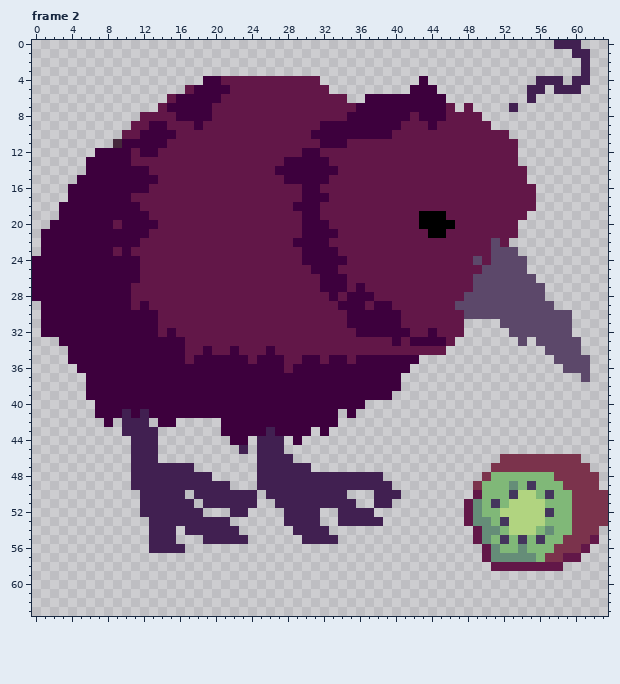
One commit to this animated GIF sprite: webapp/public/img/kiwi.gif. The first picture shows the starting point.
The file is 64x64 pixels, 10 frames. Shown: frame 2. The commit also changed other frames, which this record leaves out.
Once edited:
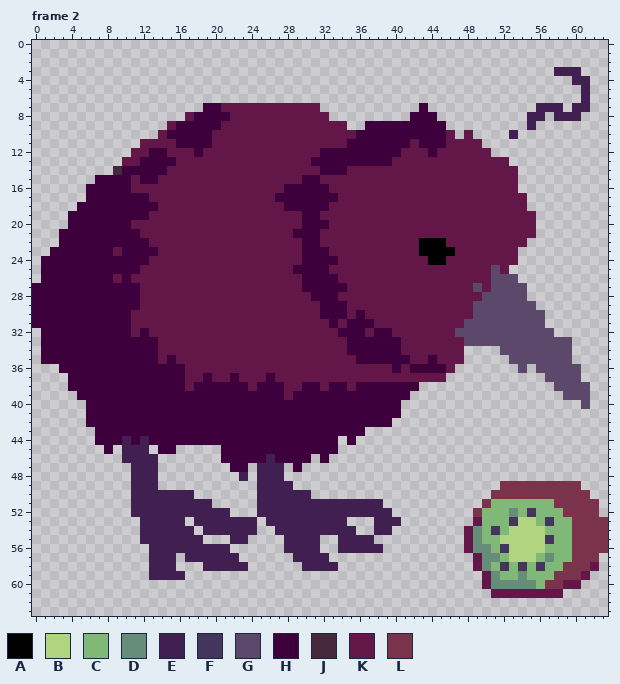
Palette (. is transparent): A #000000  B #b1d480  C #80b878  D #658d78  E #412051  F #44355d  G #5c486a  H #3d003d  J #45283c  K #621748  L #7b334c
The commit says: feat: updated jose emilio
What changed:
Frame 2:
y 0: x 58..60 EEE -> ...
y 1: x 60..61 EE -> ..
y 2: x 61 E -> .
y 3: x 58..61 ...E -> EEE.
y 4: x 19..31 HHKKKKKKKKKKK -> .............; x 43 H -> .; x 56..58 EEE -> ...
y 5: x 17..32 KHHHHKKKKKKKKKKK -> ................; x 42..44 HHH -> ...; x 55..56 EE -> ..; x 58..61 EEE. -> ...E
y 6: x 15..34 KHHHHHKKKKKKKKKKKKKK -> ....................; x 37..45 HHHHHHHHH -> .........; x 55 E -> .; x 61 . -> E
y 7: x 14..18 KHHHH -> .....; x 20 K -> H; x 32..42 KKKKHHHHHHH -> ...........; x 44..46 HHK -> ...; x 48 K -> .; x 53 E -> .; x 56..58 ... -> EEE; x 60..61 .. -> EE
y 8: x 12..17 KKKKHH -> .....K; x 20..21 KK -> HH; x 33..42 KKHHHHHHHK -> .........H; x 45..49 HKKKK -> .....; x 55..56 .. -> EE; x 58..60 ... -> EEE
y 9: x 11..14 KKHH -> ....; x 16..17 KK -> HH; x 19..20 KK -> HH; x 32..36 HHHHH -> KKK..; x 41..43 KKK -> HHH; x 45..50 KKKKKK -> H.....; x 55 . -> E
y 10: x 10..14 KKHHH -> ....K; x 16..19 KKKK -> HHHH; x 31..35 HHHHH -> KKKKK; x 40..45 KKKKKK -> HHHHHH; x 47 K -> .; x 49..53 KKKK. -> ....E
y 11: x 9..14 JHHHHH -> ...KKK; x 16..19 KKKK -> HHHH; x 32..41 HHHKKKKKKK -> KKKHHHHHHH; x 43..45 KKK -> HHH; x 50..53 KKKK -> ....
y 12: x 7..10 HHHH -> ....; x 12 H -> K; x 14 K -> H; x 18 K -> H; x 30..40 HHKKKKKKKKK -> KKHHHHHHHHH; x 44 K -> H; x 51..53 KKK -> ...
y 13: x 6..10 HHHHH -> ....K; x 12..15 KKKK -> HHHH; x 28..30 HHH -> KKK; x 33..39 KKKKKKK -> HHHHHHH; x 53 K -> .
y 14: x 6..9 HHHH -> ...J; x 13..14 KK -> HH; x 27..31 HHHHH -> KKKKK; x 34 K -> H; x 54 K -> .
y 15: x 5..6 HH -> ..; x 11 H -> K; x 28..29 HH -> KK; x 32 H -> K; x 54 K -> .
y 16: x 4..5 HH -> ..; x 11..12 HH -> KK; x 28..29 KK -> HH; x 32 K -> H; x 54..55 KK -> ..
y 17: x 4..5 HH -> ..; x 11..12 KK -> HH; x 27..29 KKK -> HHH; x 33 K -> H; x 55 K -> .
y 18: x 3..4 HH -> ..; x 12..13 KK -> HH; x 28 K -> H; x 32 K -> H; x 55 K -> .
y 19: x 3 H -> .; x 43..45 AAA -> KKK; x 55 . -> K
y 20: x 2..3 HH -> ..; x 9 K -> H; x 11..13 HHH -> KKK; x 43..46 AAAA -> KKKK; x 54..55 .. -> KK
y 21: x 1..2 HH -> ..; x 12 H -> K; x 29 K -> H; x 32..33 HH -> KK; x 44..45 AA -> KK; x 54..55 .. -> KK
y 22: x 1..2 HH -> ..; x 12 K -> H; x 29 H -> K; x 32 H -> K; x 43..45 KKK -> AAA; x 51 G -> K; x 53..54 .. -> KK
y 23: x 1 H -> .; x 11..13 KKK -> HHH; x 33 H -> K; x 43..46 KKKK -> AAAA; x 51..53 GGG -> KKK
y 24: x 0 H -> .; x 12 K -> H; x 34 H -> K; x 44..45 KK -> AA; x 49 G -> K; x 51..54 GGGG -> KKK.
y 25: x 0 H -> .; x 29..30 KK -> HH; x 33 H -> K; x 50 G -> K; x 52..54 GGG -> K..
y 26: x 0 H -> .; x 9 H -> K; x 11 H -> K; x 30..31 KK -> HH; x 34 H -> K; x 49..50 GG -> KK; x 54..55 GG -> ..
y 27: x 11 K -> H; x 30..31 KK -> HH; x 36 H -> K; x 50 G -> K; x 55..56 GG -> ..
y 28: x 11 K -> H; x 31..32 KK -> HH; x 35..37 HHH -> KKK; x 48..49 GG -> KK; x 55..56 GG -> ..
y 29: x 0 . -> H; x 11..12 KH -> HK; x 32..33 KK -> HH; x 35..36 HH -> KK; x 38..39 HH -> KK; x 47..48 GG -> KK; x 56..57 GG -> ..
y 30: x 0 . -> H; x 11..13 HHH -> KKK; x 32..35 KKKH -> HHHK; x 37..40 HHHH -> KKKK; x 48 G -> K; x 57..59 GGG -> ...
y 31: x 0 . -> H; x 11..13 HHH -> KKK; x 33 K -> H; x 38..40 HHH -> KKK; x 48..51 .... -> GGGG; x 57..59 GGG -> ...
y 32: x 11 H -> K; x 13 H -> K; x 15 H -> K; x 34..35 KK -> HH; x 37 H -> K; x 40..41 HH -> KK; x 44 H -> K; x 47..52 K..... -> GGGGGG; x 58..59 GG -> ..
y 33: x 1..2 .. -> HH; x 14..16 HHH -> KKK; x 35..39 KKKKK -> HHHHH; x 42..45 HHHH -> KKKK; x 47..53 ....... -> KGGGGGG; x 55 . -> G; x 60 G -> .
y 34: x 1..3 ... -> HHH; x 14..16 HHH -> KKK; x 19 H -> K; x 22 H -> K; x 26 H -> K; x 35..40 KKKKKK -> HHHHHH; x 46..47 .. -> KK; x 52..56 ..... -> GGGGG; x 60 G -> .
y 35: x 1..3 ... -> HHH; x 14 H -> K; x 16 H -> K; x 18..23 HHHHHH -> KKKKKK; x 25..27 HHH -> KKK; x 30..31 HH -> KK; x 33..34 HH -> KK; x 42..47 H..... -> KKHKKK; x 53..57 ..... -> GGGGG; x 60..61 GG -> ..
y 36: x 3..4 .. -> HH; x 17..27 HHHHHHHHHHH -> KKKKKKKKKKK; x 29..39 HHHHHHHHHHH -> KKKKKKKKKKK; x 41..46 H..... -> KHHHHK; x 54 . -> G; x 56..58 ... -> GGG; x 61 G -> .
y 37: x 4..5 .. -> HH; x 17..18 HH -> KK; x 20..21 HH -> KK; x 23..25 HHH -> KKK; x 27..45 HHHHHHHHHHHHHH..... -> KKKKKKKKKKKKKKKKKKK; x 57..61 ....G -> GGGG.
y 38: x 4..5 .. -> HH; x 17 H -> K; x 24 H -> K; x 28..29 HH -> KK; x 32 H -> K; x 35 H -> K; x 41..42 .. -> HH; x 58..61 .... -> GGGG
y 39: x 5 . -> H; x 28 H -> K; x 40..41 .. -> HH; x 59..61 ... -> GGG
y 40: x 6 . -> H; x 37..40 .... -> HHHH; x 61 . -> G
y 41: x 6 . -> H; x 10 E -> H; x 12 E -> H; x 34 . -> H; x 36..40 ..... -> HHHHH
y 42: x 6..7 .. -> HH; x 9..13 .EEE. -> HHHHH; x 16..20 ..... -> HHHHH; x 34..39 ...... -> HHHHHH
y 43: x 7..20 ...EEEE....... -> HHHHHHHHHHHHHH; x 26 E -> H; x 31 . -> H; x 33..36 .... -> HHHH
y 44: x 7..11 ....E -> HHHEH; x 13..21 E........ -> HHHHHHHHH; x 24..28 .EEE. -> HHHHH; x 30..33 .... -> HHHH; x 35 . -> H
y 45: x 8 . -> H; x 10 . -> E; x 13..15 E.. -> .HH; x 21..33 ..E.EEE...... -> HHHHHHHHHHHHH
y 46: x 10 . -> E; x 21..25 ....E -> HHHHH; x 27..30 EE.. -> HHHH; x 32 . -> H; x 52..60 LLLLLLLLL -> .........
y 47: x 14..17 EEEE -> ....; x 22..23 .. -> HH; x 28..30 EEE -> .H.; x 51..61 LLLLLLLLLLL -> ...........
y 48: x 14..19 EEEEEE -> ......; x 23 . -> E; x 28..38 EEEEEEEEEEE -> ...........; x 50..62 LCCCCCCCLLLLL -> .............
y 49: x 14..21 EEEEEEEE -> ........; x 29..39 EEEEEEEEEEE -> ...........; x 49..58 LCCCDCFCCC -> ...LLLLLLL; x 61..62 LL -> ..
y 50: x 11 . -> E; x 17..25 .EEEEEEE. -> E.......E; x 31..34 EEEE -> ....; x 38..40 EEE -> ...; x 49..59 KCCCFBBCFCC -> ..LLLLLLLLL; x 62..63 LL -> ..
y 51: x 11 . -> E; x 18 . -> E; x 20..26 EEEEE.. -> .....EE; x 36..37 .. -> EE; x 39 E -> .; x 48..51 KDCF -> ..LC; x 53..56 BBBB -> CCCC; x 58..59 CC -> LL; x 63 L -> .
y 52: x 11 . -> E; x 19..23 ...EE -> EEE..; x 25..27 ... -> EEE; x 32..33 .. -> EE; x 38..39 .. -> EE; x 48..49 KD -> .L; x 52..57 BBBBBF -> CDCFCC; x 59 C -> L; x 63 L -> .
y 53: x 12 . -> E; x 17 E -> .; x 22..24 ... -> EEE; x 26..27 .. -> EE; x 32..33 .. -> EE; x 35..37 EEE -> ...; x 39..40 .. -> EE; x 48..50 KDD -> .KC; x 52..53 FB -> CF; x 56..57 BC -> CF
y 54: x 12 . -> E; x 16 . -> E; x 18 E -> .; x 23..24 .. -> EE; x 27..28 .. -> EE; x 33..35 ... -> EEE; x 38..39 .. -> EE; x 48..51 .KDD -> KDCF; x 56..57 CD -> BC; x 63 . -> L
y 55: x 12 . -> E; x 16..21 ...EEE -> EEE...; x 28..29 .. -> EE; x 32..37 EE.... -> ..EEEE; x 48..50 .KD -> KDC; x 52..57 FCFCFC -> BBBBBF; x 59 L -> C; x 62..63 K. -> LL
y 56: x 17..21 ..... -> EEEEE; x 28..31 .... -> EEEE; x 34..38 ..... -> EEEEE; x 48..56 ..KDCCDCC -> KDDCFBBBB; x 58..59 LL -> CC; x 61..63 K.. -> LLL
y 57: x 13..15 ... -> EEE; x 17..22 ...... -> EEEEEE; x 29..32 .... -> EEEE; x 49..50 .K -> KD; x 52..55 DDDD -> CBBB; x 57..62 LLKK.. -> DCCLLL
y 58: x 13..15 ... -> EEE; x 19..23 ..... -> EEEEE; x 30..33 .... -> EEEE; x 49..62 ..KKKKKKKK.... -> KDCFCFCFCCLLLK
y 59: x 13..16 .... -> EEEE; x 50..61 ............ -> KDCCDCCCLLLK
y 60: x 50..60 ........... -> KDDDDDCLLKK
y 61: x 51..58 ........ -> KKKKKKKK
